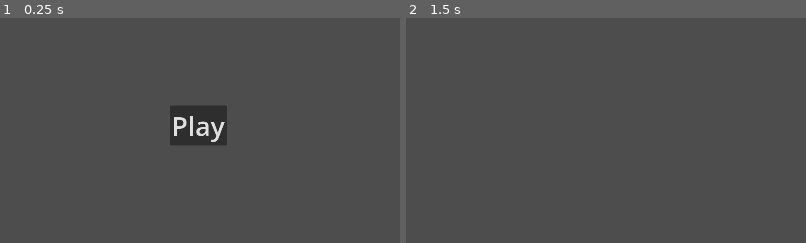
Above: before the commit, frames 1-2 (left to right).
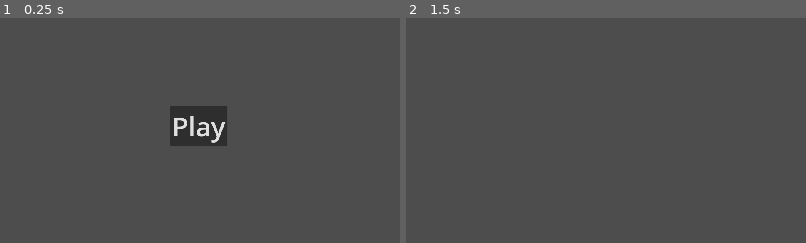
Above: after the commit, the same moments.

Repository: jible/capstone
Game: Godot game, scene res://scenes/main_menu.tscn
The game is run twice, just before and just after one commit, with the same random seed, the same clock (stepped at 60 frames per second) and the same inputs.
Inputs:
- Up to frame 1 (0.25 s): no input
- Up to frame 2 (1.5 s): click "Play" at 0.5 s; tap Enter at 1.25 s
The pictures show only the part of the screen within x 25-75%, y 26-76%; the shares and areas given below are measured in that part.
In our replay, the window is 799x449 before the commit and 800x450 after it. These sizes can differ from the game's own. Grey fills any space a smaller window leaves; there, only what the larger window draws over its background counts as a difference.

The runs differ from the first frame. In frame 1, 0.3% of the frame differs, in the area x 43-57%, y 43-57%; in frame 2, only the window size differs.

Commit message:
new temp tiles for limbo, changed project settings
project settings now has no filter on pixel art, and will stretch the visuals when the game is maximized. Added better naming for classes.

Diff:
--- a/project.godot
+++ b/project.godot
@@ -23,3 +23,8 @@
 
 window/size/viewport_width=1920
 window/size/viewport_height=1080
+window/stretch/mode="viewport"
+
+[rendering]
+
+textures/canvas_textures/default_texture_filter=0
--- a/scenes/main_menu.tscn
+++ b/scenes/main_menu.tscn
@@ -3,7 +3,7 @@
 [ext_resource type="Script" path="res://scripts/main_menu.gd" id="1_q2ruy"]
 [ext_resource type="PackedScene" uid="uid://cxhhke25i6fup" path="res://scenes/limbo.tscn" id="2_bpofg"]
 
-[node name="Main Menu" type="Control"]
+[node name="MainMenu" type="Control"]
 layout_mode = 3
 anchors_preset = 15
 anchor_right = 1.0
@@ -26,9 +26,9 @@
 [node name="VBoxContainer" type="VBoxContainer" parent="CenterContainer"]
 layout_mode = 2
 
-[node name="Play Button" type="Button" parent="CenterContainer/VBoxContainer"]
+[node name="PlayButton" type="Button" parent="CenterContainer/VBoxContainer"]
 layout_mode = 2
 theme_override_font_sizes/font_size = 64
 text = "Play"
 
-[connection signal="button_up" from="CenterContainer/VBoxContainer/Play Button" to="." method="_on_play_button_button_up"]
+[connection signal="button_up" from="CenterContainer/VBoxContainer/PlayButton" to="." method="_on_play_button_button_up"]
Binary file added: sprites/environment/tiles/limbo-cobble-temp-Sheet.png
Not shown, added: sprites/environment/tiles/limbo-cobble-temp-Sheet.png.import
Binary file added: sprites/environment/tiles/limbo-grass-temp.png
Not shown, added: sprites/environment/tiles/limbo-grass-temp.png.import
Not shown, added: .DS_Store
Not shown, added: sprites/.DS_Store
Not shown, added: sprites/environment/.DS_Store
